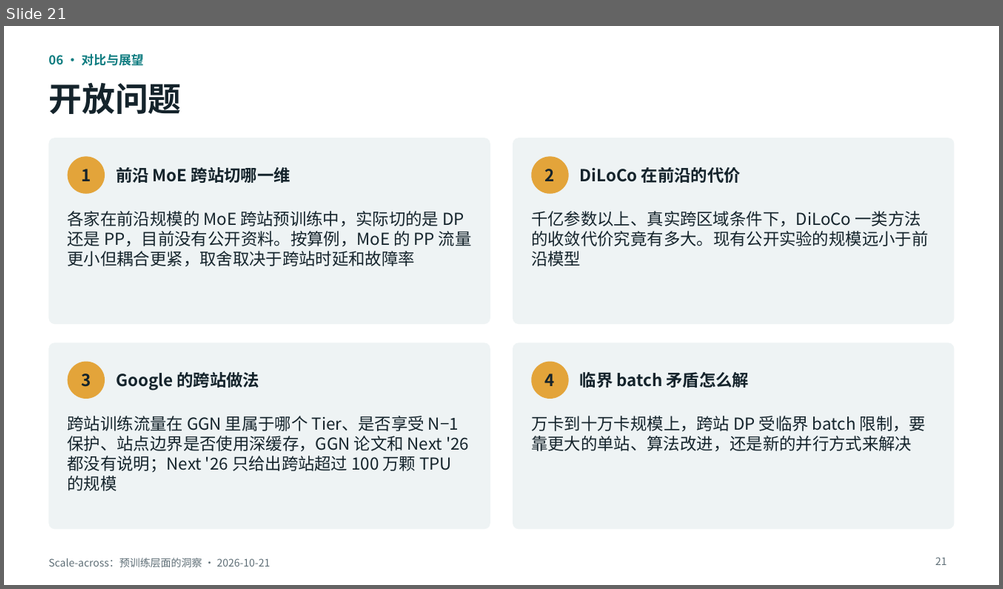
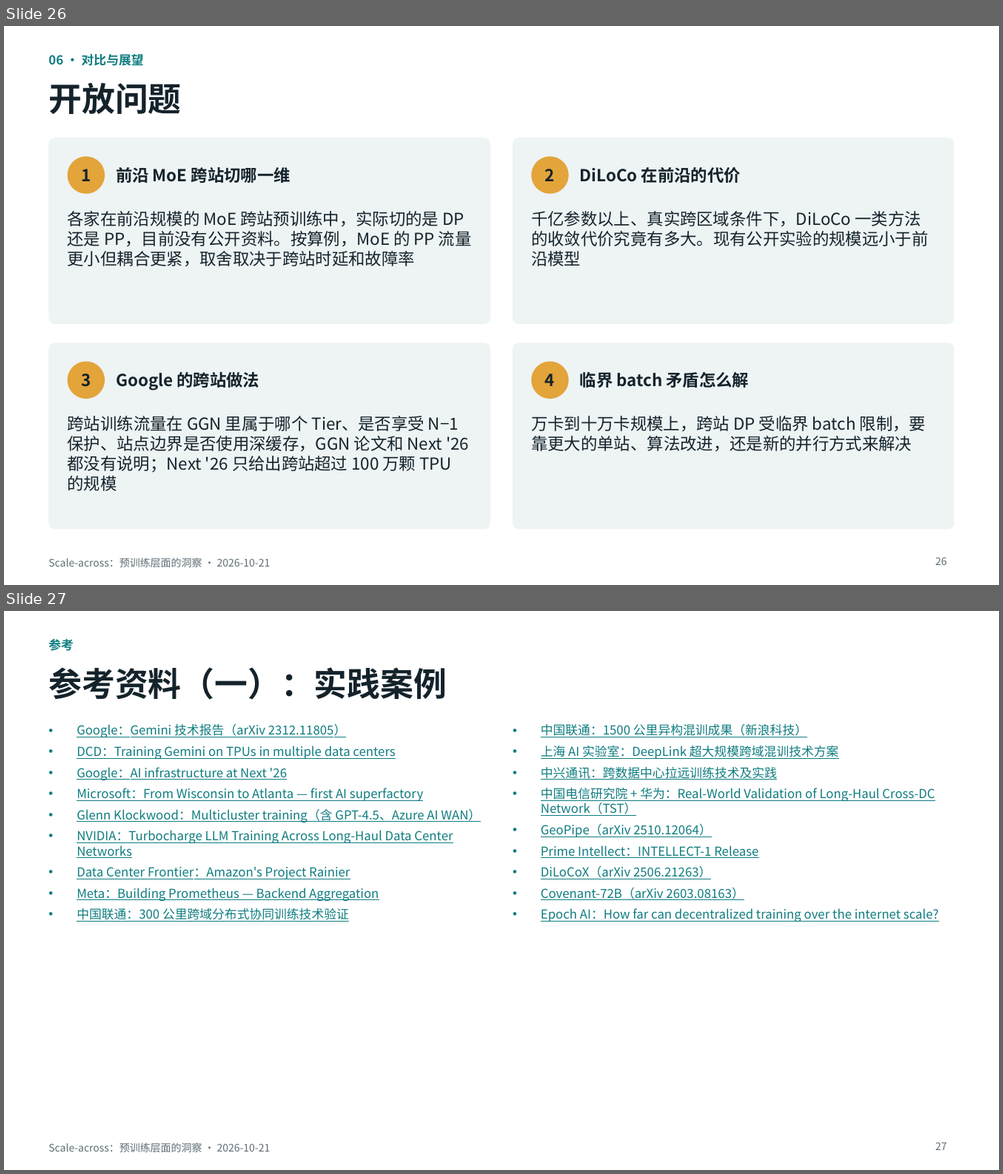
Before and after one commit to LuisXinYe/Transfer-Repo, a slide deck: scale-across_预训练洞察.pptx. Shown one above the other, each under a label of ours: slide 21 before the commit, slides 26 and 27 after it. The pictures are 1003x589 and 1003x1174 pixels, drawn with LibreOffice and Linux fonts; fonts in the diff are those of the drawing. Boxes give left, top, right and bottom in pixels: in the first picture for what was removed or moved away, otherwise in the second. Text is boxed around its words. In the diff, an @@ line names an element or a change of style, - is before the commit and + after.

```diff
--- a/scale-across_预训练洞察.pptx
+++ b/scale-across_预训练洞察.pptx
@@ slide 27 added at [4,611,999,1170], background #FFFFFF; not listed: 1 template element that a slide beside it also shows @@
@@ text added at [48,638,74,651], 12 pt, text #0F7C80, bold @@
+参考
@@ title added at [48,667,447,700], 32 pt, text #14232B, bold @@
+参考资料（一）：实践案例
@@ text added at [77,723,481,922], 12 pt, text #0F7C80, underline @@
+• Google：Gemini 技术报告（arXiv 2312.11805）
+• DCD：Training Gemini on TPUs in multiple data centers
+• Google：AI infrastructure at Next '26
+• Microsoft：From Wisconsin to Atlanta — first AI superfactory
+• Glenn Klockwood：Multicluster training（含 GPT-4.5、Azure AI WAN）
+• NVIDIA：Turbocharge LLM Training Across Long-Haul Data Center Networks
+• Data Center Frontier：Amazon's Project Rainier
+• Meta：Building Prometheus — Backend Aggregation
+• 中国联通：300 公里跨域分布式协同训练技术验证
@@ text added at [540,723,939,922], 12 pt, text #0F7C80, underline @@
+• 中国联通：1500 公里异构混训成果（新浪科技）
+• 上海 AI 实验室：DeepLink 超大规模跨域混训技术方案
+• 中兴通讯：跨数据中心拉远训练技术及实践
+• 中国电信研究院 + 华为：Real-World Validation of Long-Haul Cross-DC Network（TST）
+• GeoPipe（arXiv 2510.12064）
+• Prime Intellect：INTELLECT-1 Release
+• DiLoCoX（arXiv 2506.21263）
+• Covenant-72B（arXiv 2603.08163）
+• Epoch AI：How far can decentralized training over the internet scale?
@@ page number added at [935,1142,947,1150], 10 pt, text #5E6E76 @@
+27
@@ what was slide 21 is now slide 26 @@
@@ page number at [935,557,947,565]: text changed @@
-21
+26
```
Also in this commit, not shown: 5 slides changed, 6 other slides added, 1 slide removed.
